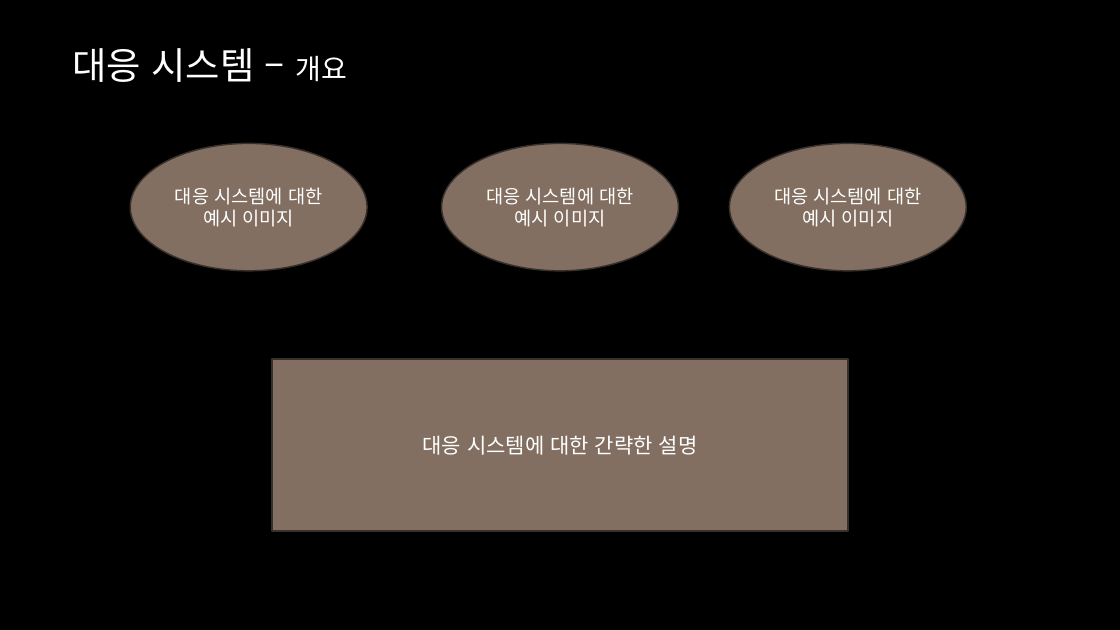
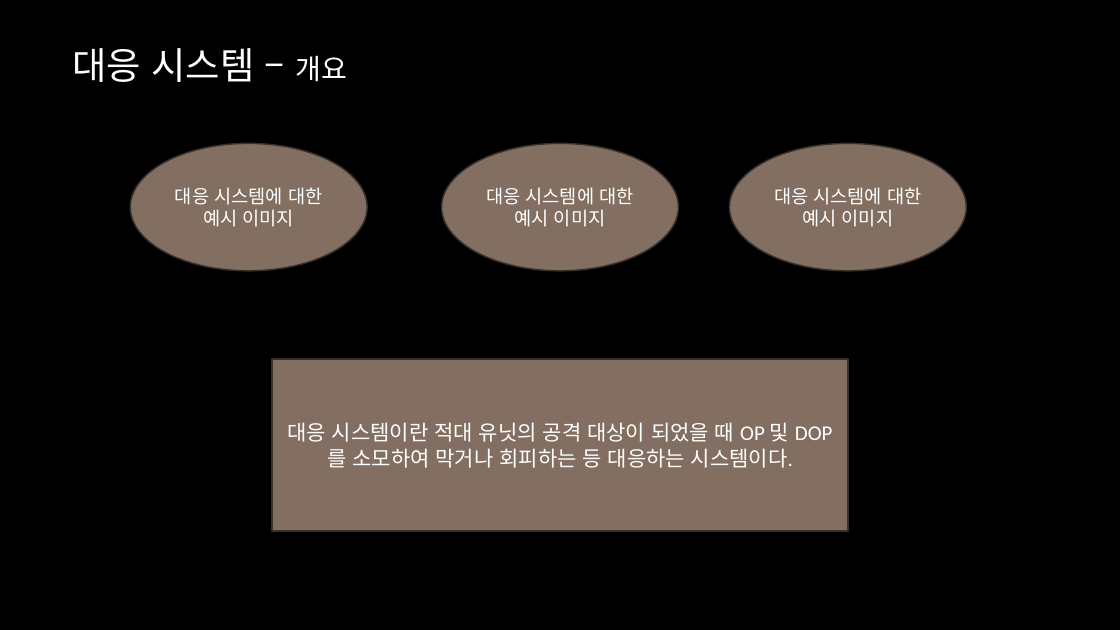
Before and after one commit to yjk0401/unityenginebasic_9th, a slide deck: slide 8 of 기획/SRPG/Srpg 기획서.pptx (slide 9 before the commit). Drawn at 1120x630 pixels with LibreOffice and Linux fonts; fonts in the diff are those of the drawing; background and template pictures are left out. Boxes give left, top, right and bottom in pixels: in the first picture for what was removed or moved away, otherwise in the second. Text is boxed around its words. In the diff, an @@ line names an element or a change of style, - is before the commit and + after.

```diff
--- a/기획/SRPG/Srpg 기획서.pptx
+++ b/기획/SRPG/Srpg 기획서.pptx
@@ text in rectangle at (x1=287, y1=422, x2=793, y2=468): text changed @@
-대응 시스템에 대한 간략한 설명
+대응 시스템이란 적대 유닛의 공격 대상이 되었을 때 OP 및 DOP를 소모하여 막거나 회피하는 등 대응하는 시스템이다.
```
Also in this commit, not shown: 5 other slides changed, 1 slide added, 1 slide removed.
